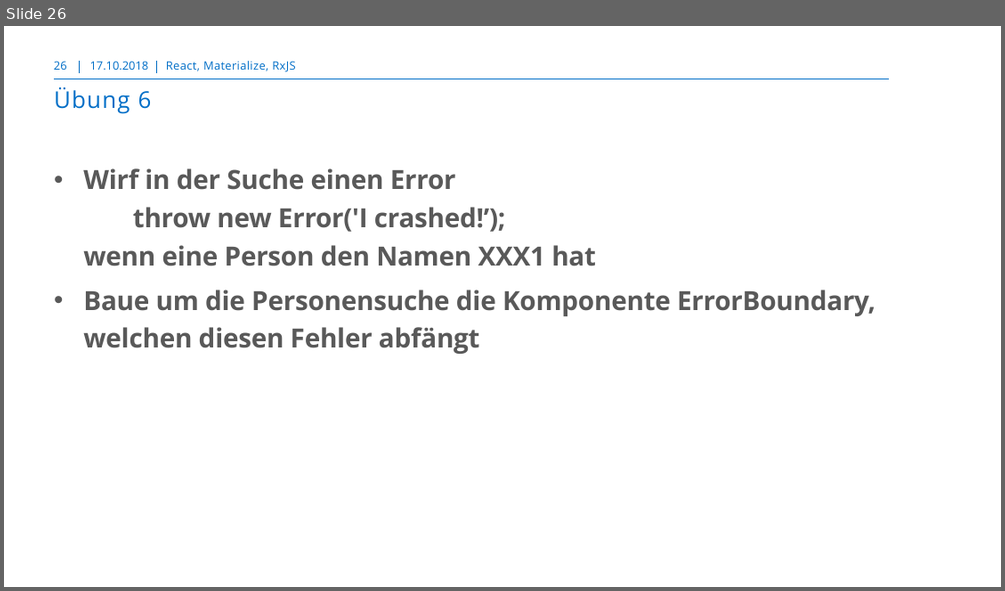
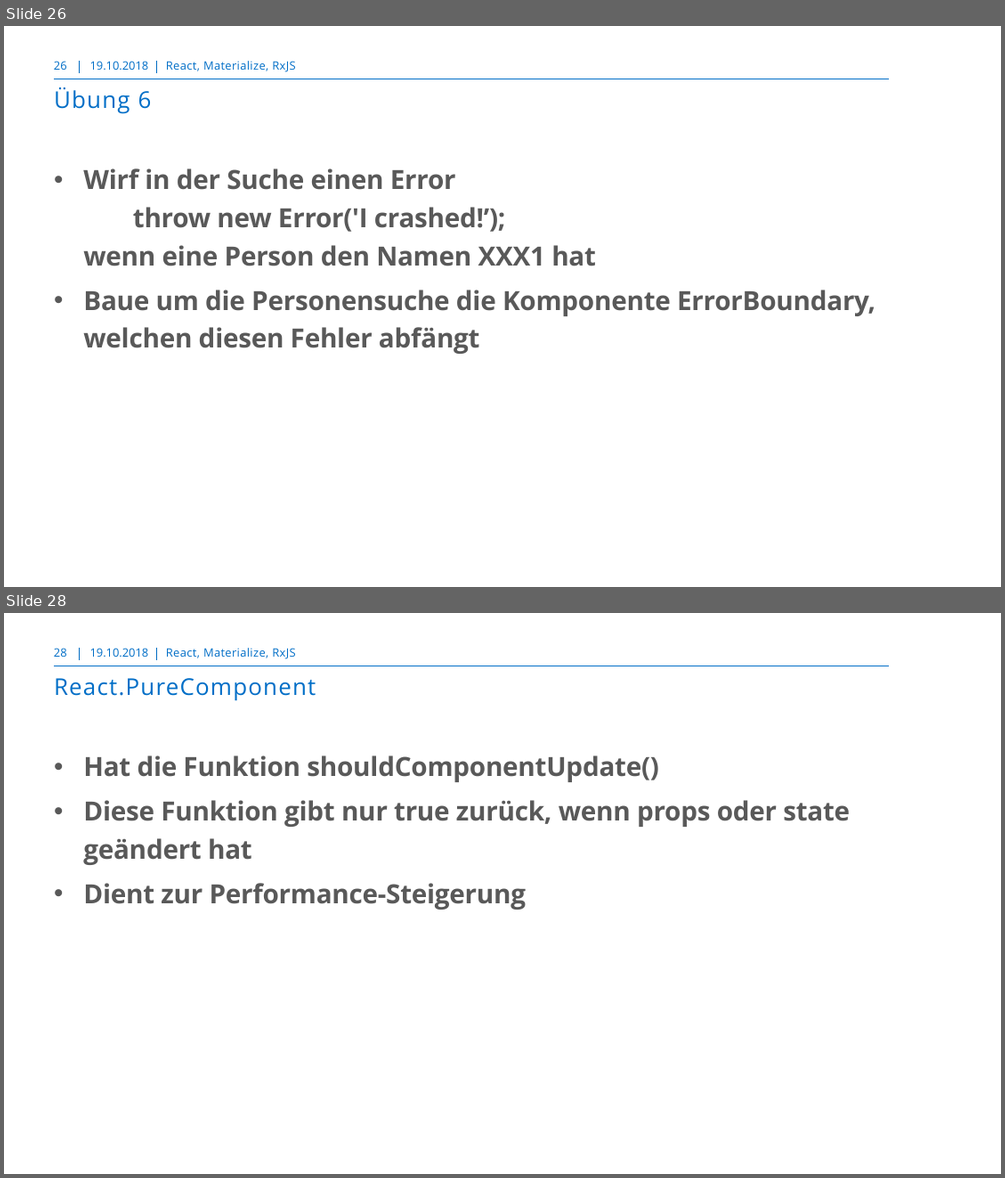
Before and after one commit to markusborer/ReactSample, a slide deck: React.pptx. Shown one above the other, each under a label of ours: slide 26 before the commit, slides 26 and 28 after it; the slides between them are not shown. The pictures are 1005x591 and 1005x1178 pixels, drawn with LibreOffice and Linux fonts; fonts in the diff are those of the drawing; background and template pictures are left out. Boxes give left, top, right and bottom in pixels: in the first picture for what was removed or moved away, otherwise in the second. Text is boxed around its words. In the diff, an @@ line names an element or a change of style, - is before the commit and + after.

```diff
--- a/React.pptx
+++ b/React.pptx
@@ slide 28 added at box(4, 613, 1001, 1174), background #FFFFFF; not listed: 3 template elements that a slide beside it also shows @@
@@ page number added at box(54, 648, 67, 657), 10.5 pt, text #006EC7 @@
+28
@@ text added at box(90, 648, 149, 657), 10.5 pt, text #006EC7 @@
+19.10.2018
@@ text added at box(166, 648, 295, 659), 10.5 pt, text #006EC7 @@
+React, Materialize, RxJS
@@ title added at box(54, 678, 316, 701), 21 pt, text #006EC7 @@
+React.PureComponent
@@ text added at box(83, 755, 850, 909), 24 pt, text #595959, bold @@
+• Hat die Funktion shouldComponentUpdate()
+• Diese Funktion gibt nur true zurück, wenn props oder state geändert hat
+• Dient zur Performance-Steigerung
@@ slide 26 changed as well @@
@@ text at box(90, 61, 149, 70): text changed @@
-17.10.2018
+19.10.2018
```
Also in this commit, not shown: 27 other slides changed, 1 other slide added.
